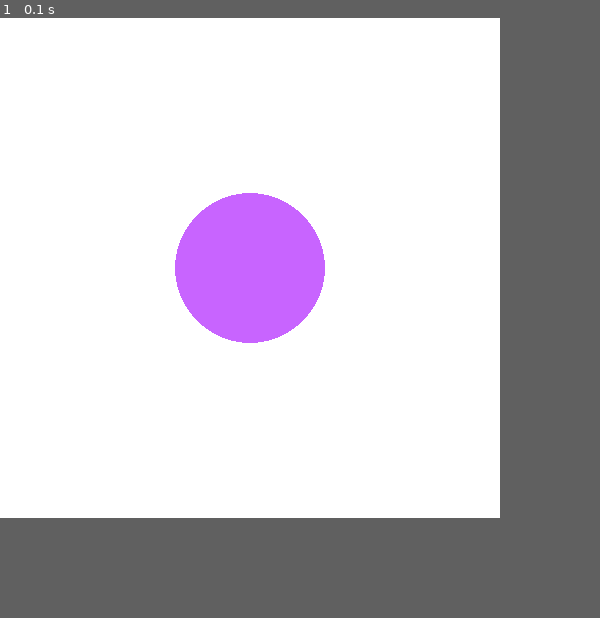
Above: before the commit, frame 1.
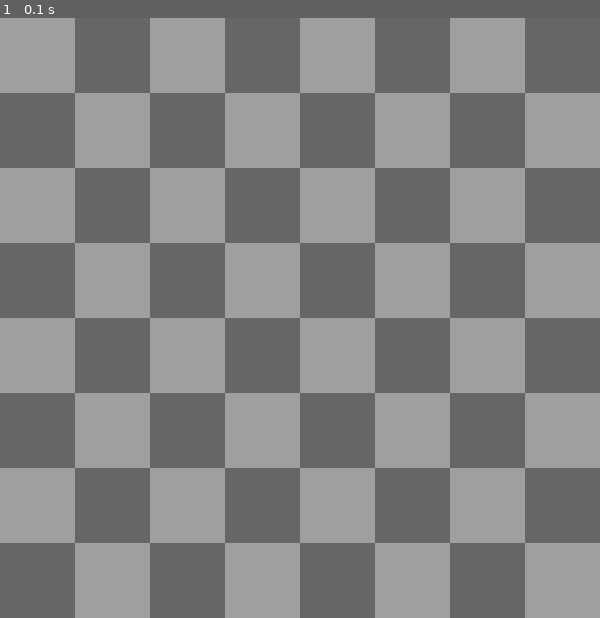
Above: after the commit, the same moment.

Repository: KallePalmunen/Shakkibotti
Game: pygame game, started from pygametester.py
The game is run twice, just before and just after one commit, with the same random seed, the same clock (stepped at 60 frames per second) and the same inputs.
Inputs:
- Up to frame 1 (0.1 s): no input
In our replay, the window is 500x500 before the commit and 600x600 after it. These sizes can differ from the game's own. Grey fills any space a smaller window leaves; there, only what the larger window draws over its background counts as a difference.

The runs differ from the first frame. In frame 1, 84% of the frame differs, in the area x 0-100%, y 0-100%.

Commit message:
Added chess board on pygame GUI

Diff:
--- a/pygametester.py
+++ b/pygametester.py
@@ -1,8 +1,14 @@
 import pygame
+import os
+
 pygame.init()
 
 # Set up the drawing window
-screen = pygame.display.set_mode([500, 500])
+x=600
+y=600
+screen = pygame.display.set_mode([x, y])
+
+boardimg = pygame.image.load("Images/board.png").convert()
 
 # Run until the user asks to quit
 running = True
@@ -12,12 +18,11 @@
     for event in pygame.event.get():
         if event.type == pygame.QUIT:
             running = False
-
     # Fill the background with white
-    screen.fill((255, 255, 255))
+    screen.blit(boardimg,(0,0))
 
     # Draw a solid blue circle in the center
-    pygame.draw.circle(screen, (200, 100, 255), (250, 250), 75)
+    #pygame.draw.circle(screen, (200, 100, 255), (250, 250), 75)
 
     # Flip the display
     pygame.display.flip()
Binary file added: Images/board.png
